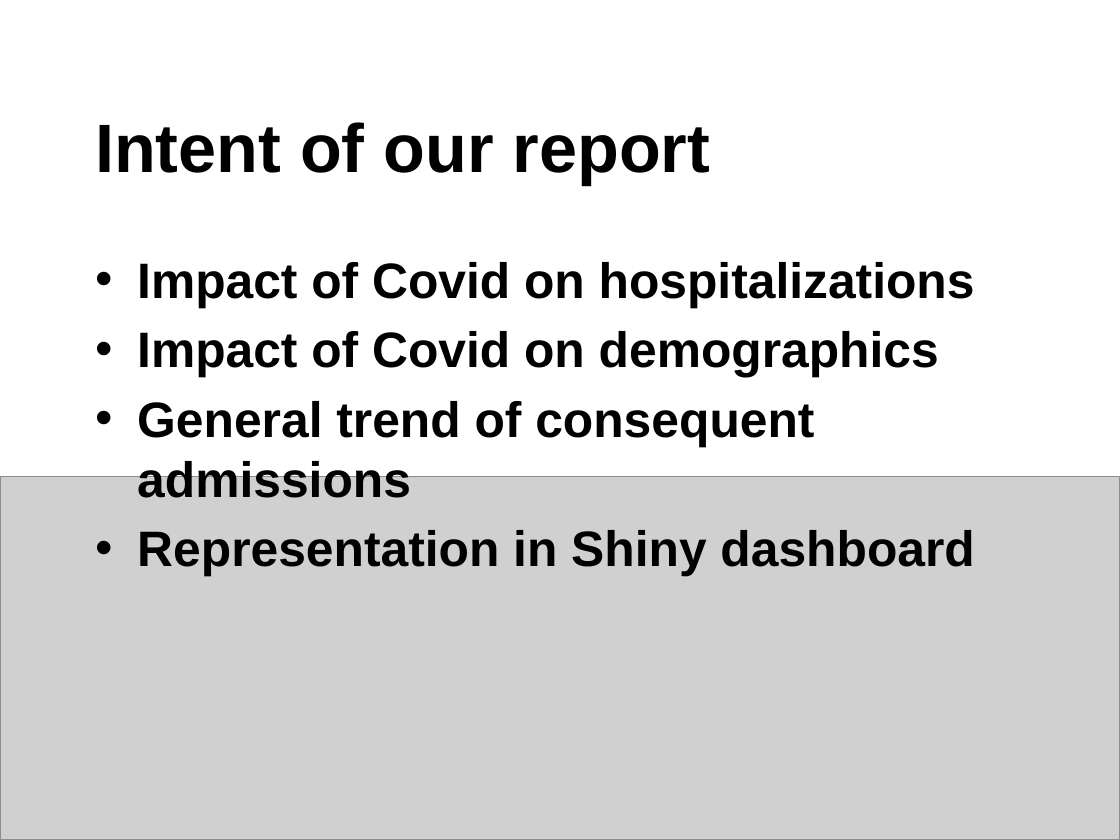
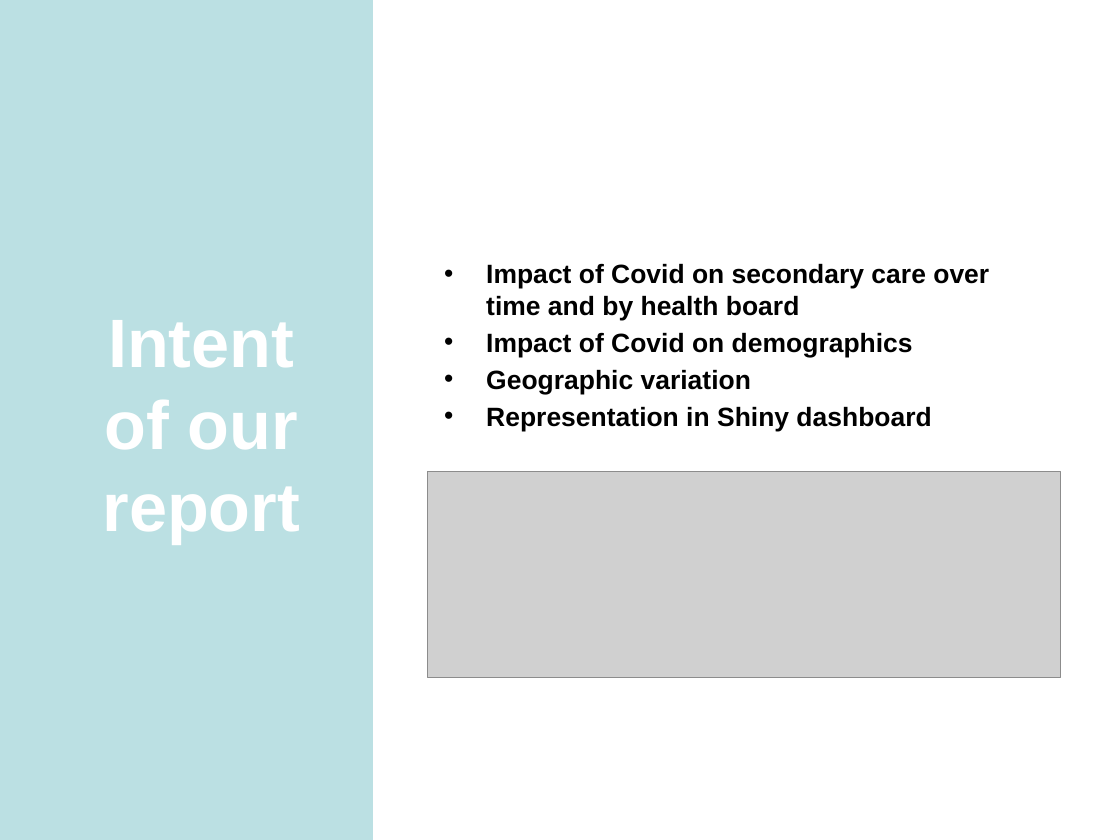
Before and after one commit to RMorton24/phs_group_project, a slide deck: slide 3 of Final Powerpoint presentation for 12.08.22.pptx (slide 2 before the commit). Drawn at 1120x840 pixels with LibreOffice and Linux fonts; fonts in the diff are those of the drawing; grey boxes stand for pictures. Boxes give left, top, right and bottom in pixels: in the first picture for what was removed or moved away, otherwise in the second. Text is boxed around its words. In the diff, an @@ line names an element or a change of style, - is before the commit and + after.

Commit message:
updates report and adds new slides

```diff
--- a/Final Powerpoint presentation for 12.08.22.pptx
+++ b/Final Powerpoint presentation for 12.08.22.pptx
@@ rectangle added at [0,0,373,840], fill #BBE0E3 @@
@@ text "Impact of Covid on secondary ...": place and size @@
-text "Impact of Covid on secondary ..." at [137,262,975,577]
+text "Impact of Covid on secondary ..." at [486,263,989,431]
@@ text "Impact of Covid on secondary ..." at [486,263,989,431]: vertical alignment top to middle @@
@@ title "Intent of our report": place and size @@
-title "Intent of our report" at [95,122,711,184]
+title "Intent of our report" at [102,320,300,544]
@@ title "Intent of our report" at [102,320,300,544]: text colour #000000 to #FFFFFF; alignment left to centre @@
@@ text at [486,263,989,320]: text changed; size 32 to 17 pt @@
-• Impact of Covid on hospitalizations
+• Impact of Covid on secondary care over time and by health board
@@ text at [486,332,931,431]: size 32 to 17 pt in "Impact of Covid on demographics", "Representation in Shiny dashboard"; less space between paragraphs @@
@@ text at [486,369,751,394]: text changed; size 32 to 17 pt @@
-• General trend of consequent admissions
+• Geographic variation
@@ picture: place and size @@
-picture at [0,477,1120,840]
+picture at [428,472,1061,678]
```
Also in this commit, not shown: 3 other slides changed, 3 slides added, 2 slides removed, 2 other files.
